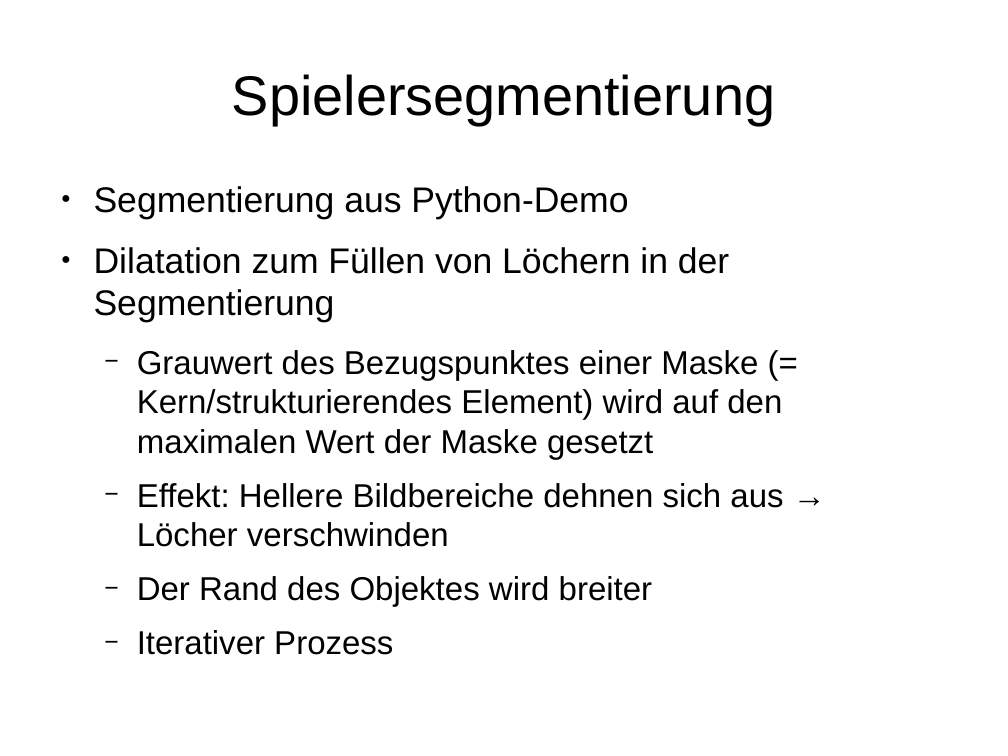
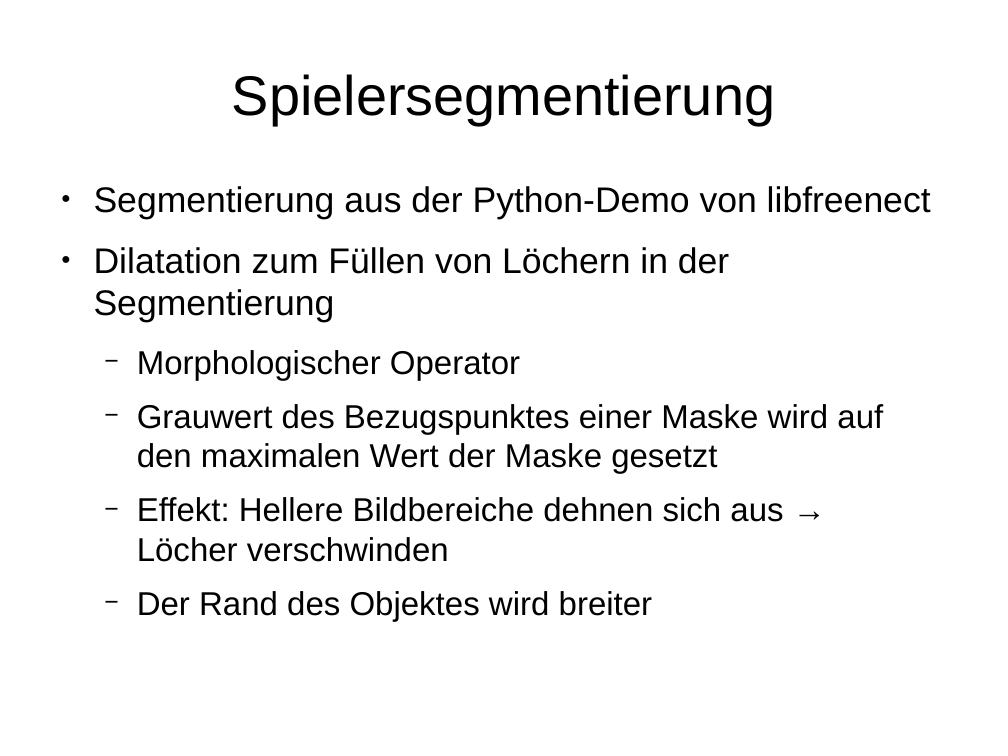
Before and after one commit to sandrellaella/bildverarbeitung, a slide deck: slide 3 of docs/Zwischenstand_1272012.odp. Drawn at 1008x756 pixels with LibreOffice and Linux fonts; fonts in the diff are those of the drawing. Boxes give left, top, right and bottom in pixels: in the first picture for what was removed or moved away, otherwise in the second. Text is boxed around its words. In the diff, an @@ line names an element or a change of style, - is before the commit and + after.

```diff
--- a/docs/Zwischenstand_1272012.odp
+++ b/docs/Zwischenstand_1272012.odp
@@ text at <box>94,186,931,219</box>: text changed @@
-● Segmentierung aus Python-Demo
+● Segmentierung aus der Python-Demo von libfreenect
@@ text at <box>137,350,883,474</box>: text changed @@
-  − Grauwert des Bezugspunktes einer Maske (= Kern/strukturierendes Element) wird auf den maximalen Wert der Maske gesetzt
+  − Morphologischer Operator
+  − Grauwert des Bezugspunktes einer Maske wird auf den maximalen Wert der Maske gesetzt
@@ text at <box>137,630,393,655</box>: paragraph removed @@
-  − Iterativer Prozess
```
Also in this commit, not shown: 8 other slides changed, 5 slides added, 2 slides removed, 1 other file.
